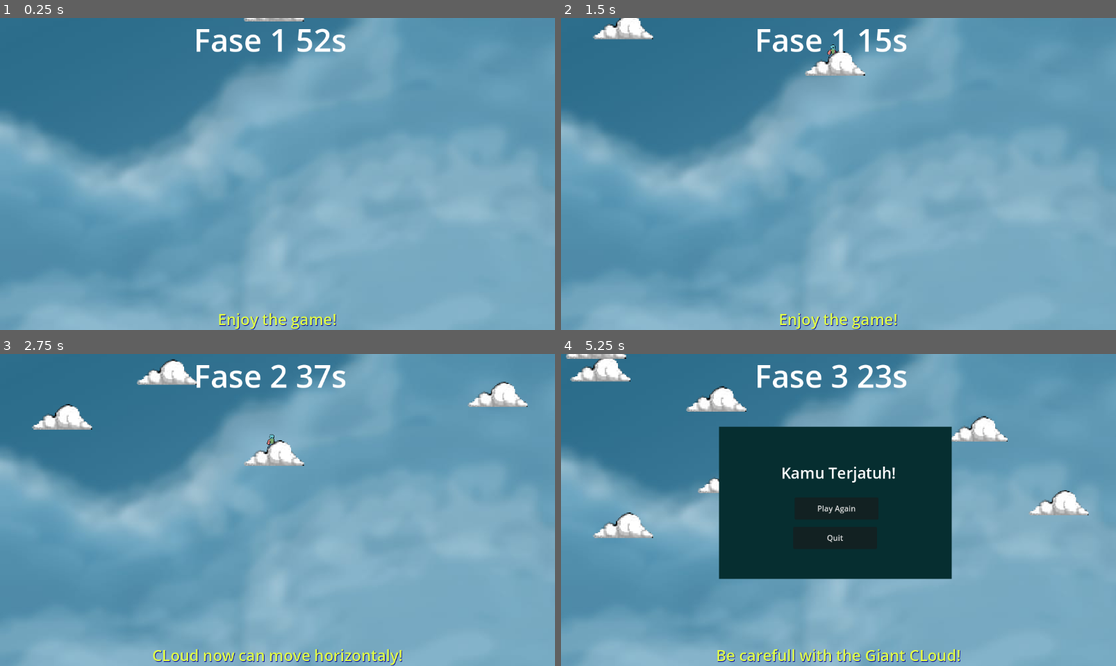
Above: before the commit, frames 1-4 (two rows, left to right).
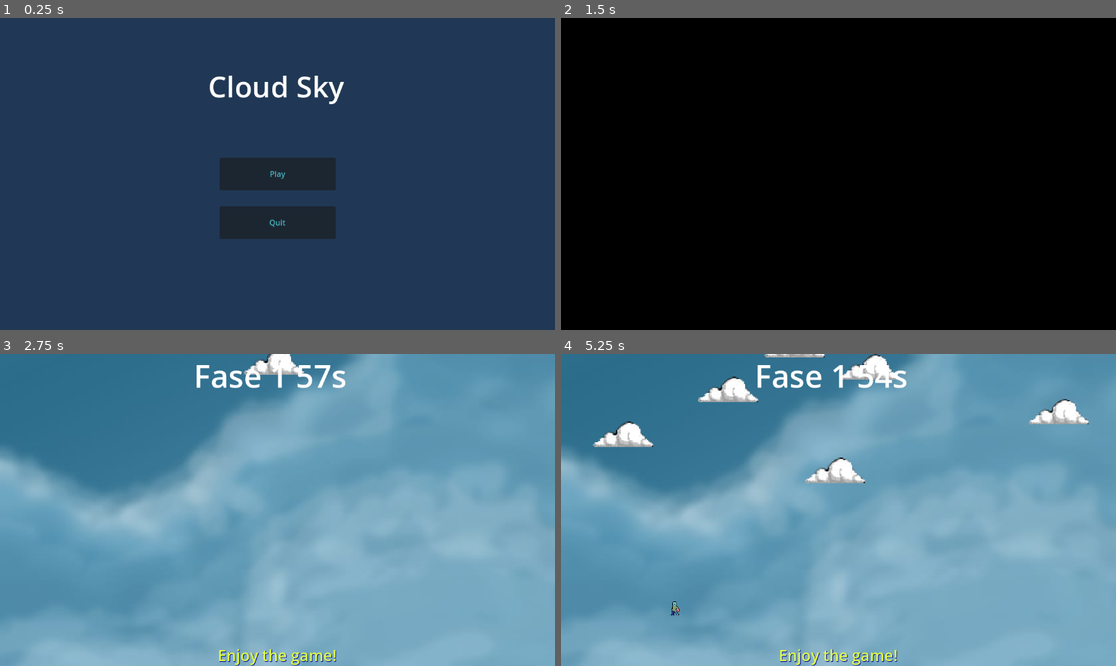
Above: after the commit, the same moments.

Repository: Arturoo-mp4/cloud_sky
Game: Godot game, scene res://scene/main_menu.tscn
Two runs of this game, one before a commit and one after it. Both use one fixed random seed, a clock stepped at 60 frames per second and the inputs below. Before the commit the project starts from res://scene/main.tscn.
Inputs (mouse positions are in pixels of both pictures, inside the frame that each line leads up to):
- Up to frame 1 (0.25 s): no input
- Up to frame 2 (1.5 s): click (838, 174) at 0.5 s, where only the run after the commit has a clickable "Play"; click (838, 174) at 1.25 s, where only the run after the commit has a clickable "Play"
- Up to frame 3 (2.75 s): click (277, 510) at 2 s, where only the run after the commit has a clickable "Play"
- Up to frame 4 (5.25 s): tap Enter (ui_accept) at 2.75, 3.02, 3.77 s; move the mouse to (960, 494) at 2.77 s; press the mouse at (960, 494) at 2.78 s; move the mouse to (727, 525) at 3.52 s; release the mouse at (727, 525) at 3.53 s; tap D (maju_kanann) at 3.6 s; move the mouse to (894, 441) at 4.27 s; hold A (maju_kiri) 4.28-5.03 s; move the mouse to (810, 572) at 5.02 s; click (810, 572) at 5.1 s

The runs differ from the first frame. In frame 1, 100% of the frame differs, in the area x 0-100%, y 0-100%; in frame 2, 100%; in frame 3, 3.7%; in frame 4, 27%.

Commit message:
main menu ui

Diff:
--- a/project.godot
+++ b/project.godot
@@ -11,7 +11,7 @@
 [application]
 
 config/name="project akhir"
-run/main_scene="uid://bt2spglh0k7fr"
+run/main_scene="uid://dhscww6uvbllo"
 config/features=PackedStringArray("4.5", "Forward Plus")
 config/icon="res://asset/icon.svg"
 
--- a/scene/boss.tscn
+++ b/scene/boss.tscn
@@ -1,10 +1,11 @@
-[gd_scene load_steps=57 format=3 uid="uid://c6mu6x3vuvutb"]
+[gd_scene load_steps=65 format=3 uid="uid://c6mu6x3vuvutb"]
 
 [ext_resource type="Script" uid="uid://bkuwwvfxssgl7" path="res://script/boss.gd" id="1_ex4t5"]
 [ext_resource type="Texture2D" uid="uid://bfdluvh7b30lu" path="res://asset/boss/3/Attack1.png" id="1_gtfqc"]
 [ext_resource type="Texture2D" uid="uid://c5pgfardk2r7e" path="res://asset/boss/3/Attack2.png" id="2_ex4t5"]
 [ext_resource type="Texture2D" uid="uid://1m3lfoti0ats" path="res://asset/boss/3/Attack3.png" id="3_27m4v"]
 [ext_resource type="Texture2D" uid="uid://dduhtvooxlcda" path="res://asset/boss/3/Attack4.png" id="4_b5yaj"]
+[ext_resource type="Texture2D" uid="uid://buqtx7bhxr6n" path="res://asset/boss/3/Sneer.png" id="5_27m4v"]
 [ext_resource type="Texture2D" uid="uid://3lql2w4oxivf" path="res://asset/boss/3/Death.png" id="5_ar14e"]
 [ext_resource type="Texture2D" uid="uid://cs2saiht0fxhi" path="res://asset/boss/3/Hurt.png" id="6_8yuaj"]
 [ext_resource type="Texture2D" uid="uid://c73mdluvv28go" path="res://asset/boss/3/Idle.png" id="7_v8sps"]
@@ -82,6 +83,10 @@
 atlas = ExtResource("3_27m4v")
 region = Rect2(360, 0, 72, 72)
 
+[sub_resource type="AtlasTexture" id="AtlasTexture_b5yaj"]
+atlas = ExtResource("5_27m4v")
+region = Rect2(0, 0, 72, 72)
+
 [sub_resource type="AtlasTexture" id="AtlasTexture_7eobg"]
 atlas = ExtResource("4_b5yaj")
 region = Rect2(0, 0, 72, 72)
@@ -154,6 +159,30 @@
 atlas = ExtResource("7_v8sps")
 region = Rect2(216, 0, 72, 72)
 
+[sub_resource type="AtlasTexture" id="AtlasTexture_ar14e"]
+atlas = ExtResource("5_27m4v")
+region = Rect2(0, 0, 72, 72)
+
+[sub_resource type="AtlasTexture" id="AtlasTexture_8yuaj"]
+atlas = ExtResource("5_27m4v")
+region = Rect2(72, 0, 72, 72)
+
+[sub_resource type="AtlasTexture" id="AtlasTexture_v8sps"]
+atlas = ExtResource("5_27m4v")
+region = Rect2(144, 0, 72, 72)
+
+[sub_resource type="AtlasTexture" id="AtlasTexture_mup4r"]
+atlas = ExtResource("5_27m4v")
+region = Rect2(216, 0, 72, 72)
+
+[sub_resource type="AtlasTexture" id="AtlasTexture_q8cyp"]
+atlas = ExtResource("5_27m4v")
+region = Rect2(288, 0, 72, 72)
+
+[sub_resource type="AtlasTexture" id="AtlasTexture_2a54m"]
+atlas = ExtResource("5_27m4v")
+region = Rect2(360, 0, 72, 72)
+
 [sub_resource type="AtlasTexture" id="AtlasTexture_l34m3"]
 atlas = ExtResource("8_mup4r")
 region = Rect2(0, 0, 72, 72)
@@ -244,6 +273,9 @@
 }, {
 "duration": 1.0,
 "texture": SubResource("AtlasTexture_rvu8o")
+}, {
+"duration": 1.0,
+"texture": SubResource("AtlasTexture_b5yaj")
 }],
 "loop": false,
 "name": &"attack 3",
@@ -321,6 +353,29 @@
 }],
 "loop": true,
 "name": &"idle",
+"speed": 9.0
+}, {
+"frames": [{
+"duration": 1.0,
+"texture": SubResource("AtlasTexture_ar14e")
+}, {
+"duration": 1.0,
+"texture": SubResource("AtlasTexture_8yuaj")
+}, {
+"duration": 1.0,
+"texture": SubResource("AtlasTexture_v8sps")
+}, {
+"duration": 1.0,
+"texture": SubResource("AtlasTexture_mup4r")
+}, {
+"duration": 1.0,
+"texture": SubResource("AtlasTexture_q8cyp")
+}, {
+"duration": 1.0,
+"texture": SubResource("AtlasTexture_2a54m")
+}],
+"loop": false,
+"name": &"rage",
 "speed": 9.0
 }, {
 "frames": [{
@@ -366,9 +421,10 @@
 [node name="AnimatedSprite2D" type="AnimatedSprite2D" parent="."]
 texture_filter = 1
 sprite_frames = SubResource("SpriteFrames_q8cyp")
-animation = &"idle"
+animation = &"rage"
 autoplay = "idle"
-frame_progress = 0.058300648
+frame = 5
+frame_progress = 1.0
 
 [node name="CollisionShape2D" type="CollisionShape2D" parent="."]
 position = Vector2(-9, 17)
--- /dev/null
+++ b/scene/main_menu.tscn
@@ -0,0 +1,60 @@
+[gd_scene load_steps=2 format=3 uid="uid://dhscww6uvbllo"]
+
+[ext_resource type="Script" uid="uid://bf8rch666f75c" path="res://script/main_menu.gd" id="1_3er1b"]
+
+[node name="Main_menu" type="CanvasLayer"]
+script = ExtResource("1_3er1b")
+
+[node name="ColorRect" type="ColorRect" parent="."]
+anchors_preset = 15
+anchor_right = 1.0
+anchor_bottom = 1.0
+grow_horizontal = 2
+grow_vertical = 2
+color = Color(0.1274052, 0.22049975, 0.33526343, 1)
+
+[node name="PLay" type="Button" parent="."]
+anchors_preset = 8
+anchor_left = 0.5
+anchor_top = 0.5
+anchor_right = 0.5
+anchor_bottom = 0.5
+offset_left = -120.5
+offset_top = -34.0
+offset_right = 120.5
+offset_bottom = 34.0
+grow_horizontal = 2
+grow_vertical = 2
+theme_override_colors/font_color = Color(0.26814532, 0.7097987, 0.75469434, 1)
+text = "Play"
+
+[node name="Quit" type="Button" parent="."]
+anchors_preset = 8
+anchor_left = 0.5
+anchor_top = 0.5
+anchor_right = 0.5
+anchor_bottom = 0.5
+offset_left = -120.0
+offset_top = 67.0
+offset_right = 121.0
+offset_bottom = 135.0
+grow_horizontal = 2
+grow_vertical = 2
+theme_override_colors/font_color = Color(0.26814532, 0.7097987, 0.75469434, 1)
+text = "Quit
+"
+
+[node name="Label" type="Label" parent="."]
+anchors_preset = 5
+anchor_left = 0.5
+anchor_right = 0.5
+offset_left = -144.0
+offset_top = 100.0
+offset_right = 138.0
+offset_bottom = 183.0
+grow_horizontal = 2
+theme_override_font_sizes/font_size = 60
+text = "Cloud Sky"
+
+[connection signal="pressed" from="PLay" to="." method="_on_p_lay_pressed"]
+[connection signal="pressed" from="Quit" to="." method="_on_quit_pressed"]
--- a/script/PhaseManager.gd
+++ b/script/PhaseManager.gd
@@ -16,7 +16,7 @@
 func _process(delta: float) -> void:
 	if not is_game_aktif:
 		return
-	time += 0.5
+	time += delta
 
 	_update_phase()
 
--- a/script/boss.gd
+++ b/script/boss.gd
@@ -14,7 +14,7 @@
 var timer_regen := 0.0
 var sedang_dihit := false
 var is_phase2 := false
-
+var rage := false
 
 #collision
 @onready var hit_box: Area2D = $Hit_Box
@@ -54,7 +54,16 @@
 func _physics_process(delta: float) -> void:
 	if bos_tewas:
 		return
+	if rage:
+		return
 	# Add the gravity.
+	if is_phase2:
+		gc_shoot_timer += delta
+		if gc_shoot_timer >= 5:
+			var random_x = randf_range(-875, 950)
+			spawn_gc_cloud_at(random_x, -1000)
+
+
 
 	if current_hp < hp_sebelumnya:
 		hp_sebelumnya = current_hp
@@ -104,12 +113,13 @@
 	if not is_phase2 and current_hp <= max_hp * 0.5:
 		masuk_fase2()
 
-	if is_phase2:
-		gc_shoot_timer += delta
-		if gc_shoot_timer >= 5:
-			var random_x = randf_range(-875, 950)
-			spawn_gc_cloud_at(random_x, -1000)
+
 func masuk_fase2():
+	animasi.play("rage")
+	animasi.modulate = Color.from_hsv(0.0, 1.0, 0.7, 1.0)
+	rage = true
+	await animasi.animation_finished
+	rage = false
 
 
 	is_phase2 = true
@@ -130,6 +140,8 @@
 		player_masuk =true
 
 func animasi_jalan():
+	if rage:
+		return
 
 	if jarak >= 120.0:
 
@@ -209,7 +221,10 @@
 
 func _on_hit_box_area_entered(area: Area2D) -> void:
 	if area.name == "hurtboxplayer":
-		area.get_parent().take_damage(5)
+		var random = randf_range(3,8)
+		if is_phase2:
+			random = randf_range(8,14)
+		area.get_parent().take_damage(random)
 
 
 
--- /dev/null
+++ b/script/main_menu.gd
@@ -0,0 +1,19 @@
+extends CanvasLayer
+
+
+# Called when the node enters the scene tree for the first time.
+func _ready() -> void:
+	pass # Replace with function body.
+
+
+# Called every frame. 'delta' is the elapsed time since the previous frame.
+func _process(delta: float) -> void:
+	pass
+
+
+func _on_p_lay_pressed() -> void:
+
+	Transition.ganti_scene("res://scene/main.tscn", 1)
+
+func _on_quit_pressed() -> void:
+	get_tree().quit()
Not shown, added: script/main_menu.gd.uid
